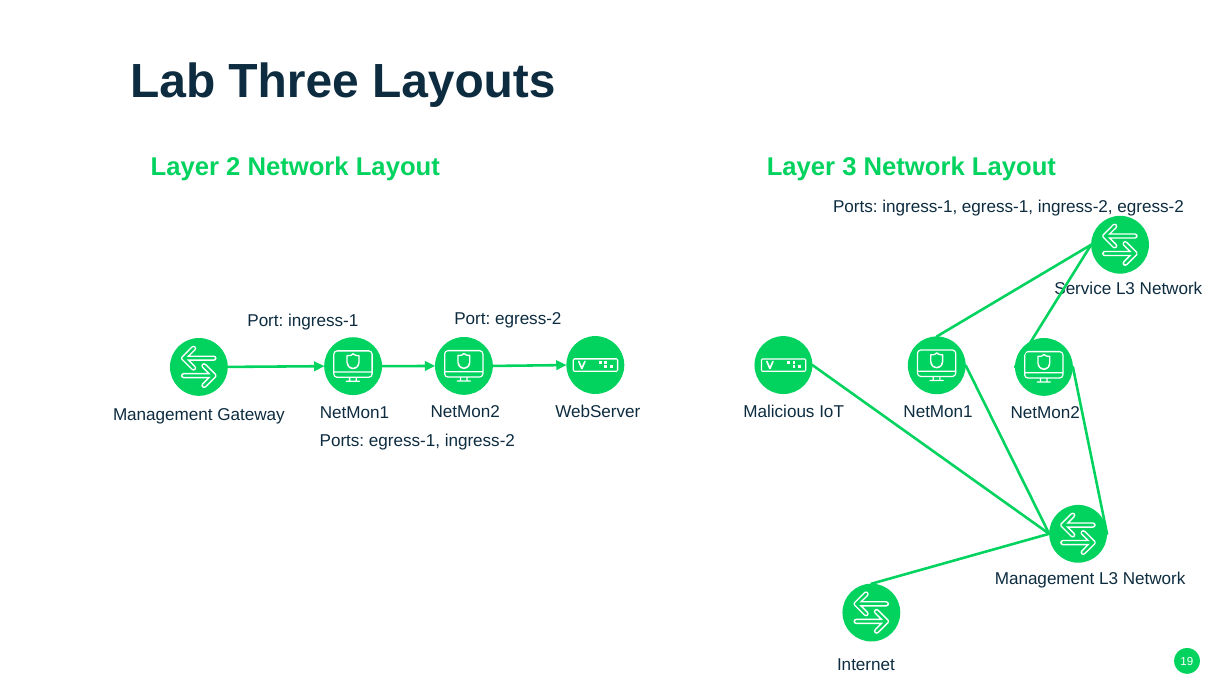
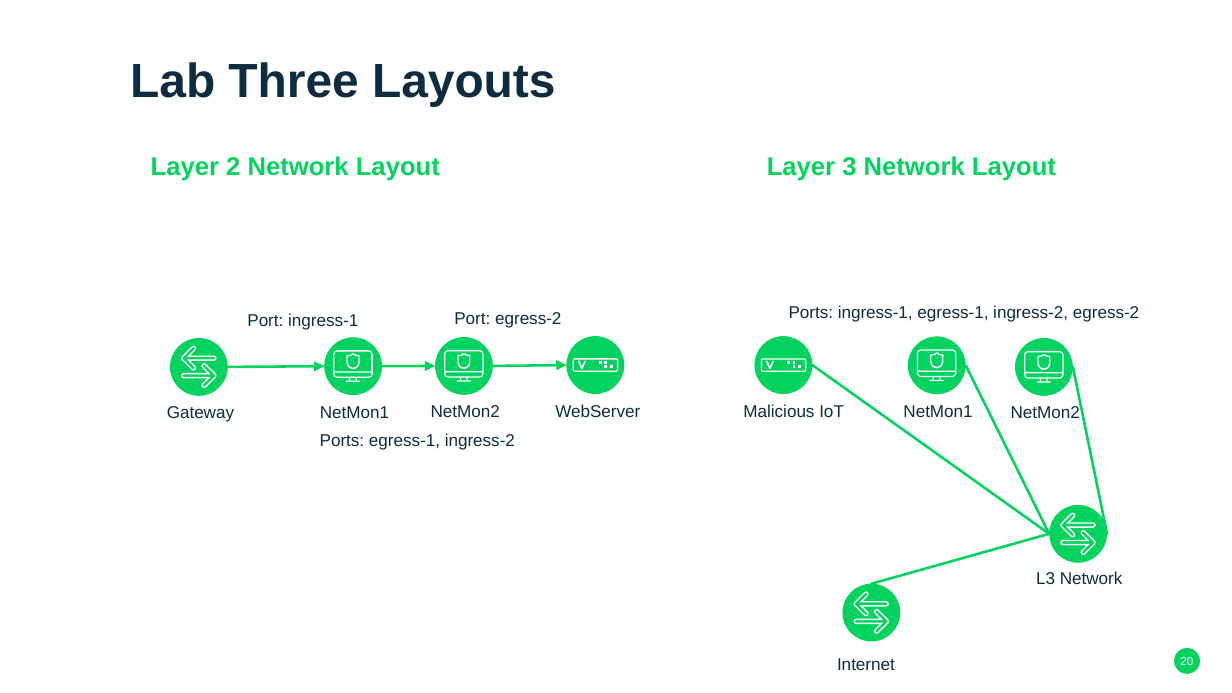
Before and after one commit to OpenStackSanDiego/SecurityServiceChains, a slide deck: slide 20 of Virtualized Security Functions - SUSE Format.pptx (slide 19 before the commit). Drawn at 1232x693 pixels with LibreOffice and Linux fonts; fonts in the diff are those of the drawing; background and template pictures are left out. Boxes give left, top, right and bottom in pixels: in the first picture for what was removed or moved away, otherwise in the second. Text is boxed around its words. In the diff, an @@ line names an element or a change of style, - is before the commit and + after.

```diff
--- a/Virtualized Security Functions - SUSE Format.pptx
+++ b/Virtualized Security Functions - SUSE Format.pptx
@@ freeform shape removed at <box>1092,216,1149,274</box> @@
@@ freeform shape removed at <box>1103,223,1138,248</box> @@
@@ line removed from (1092, 245) to (936, 336) @@
@@ line removed from (1092, 245) to (1015, 367) @@
@@ freeform shape removed at <box>1103,240,1138,265</box> @@
@@ text "Ports: ingress-1, egress-1, ingress-2, egress-2": place and size @@
-text "Ports: ingress-1, egress-1, ingress-2, egress-2" at <box>833,199,1183,216</box>
+text "Ports: ingress-1, egress-1, ingress-2, egress-2" at <box>789,305,1139,322</box>
@@ text removed at <box>1054,280,1203,298</box> @@
-Service L3 Network
@@ text at <box>167,406,234,422</box>: text changed @@
-Management Gateway
+Gateway
@@ text at <box>1036,571,1123,584</box>: text changed @@
-Management L3 Network
+L3 Network
@@ page number at <box>1180,657,1193,665</box>: text changed @@
-19
+20
```
Also in this commit, not shown: 6 other slides changed, 1 slide added.
